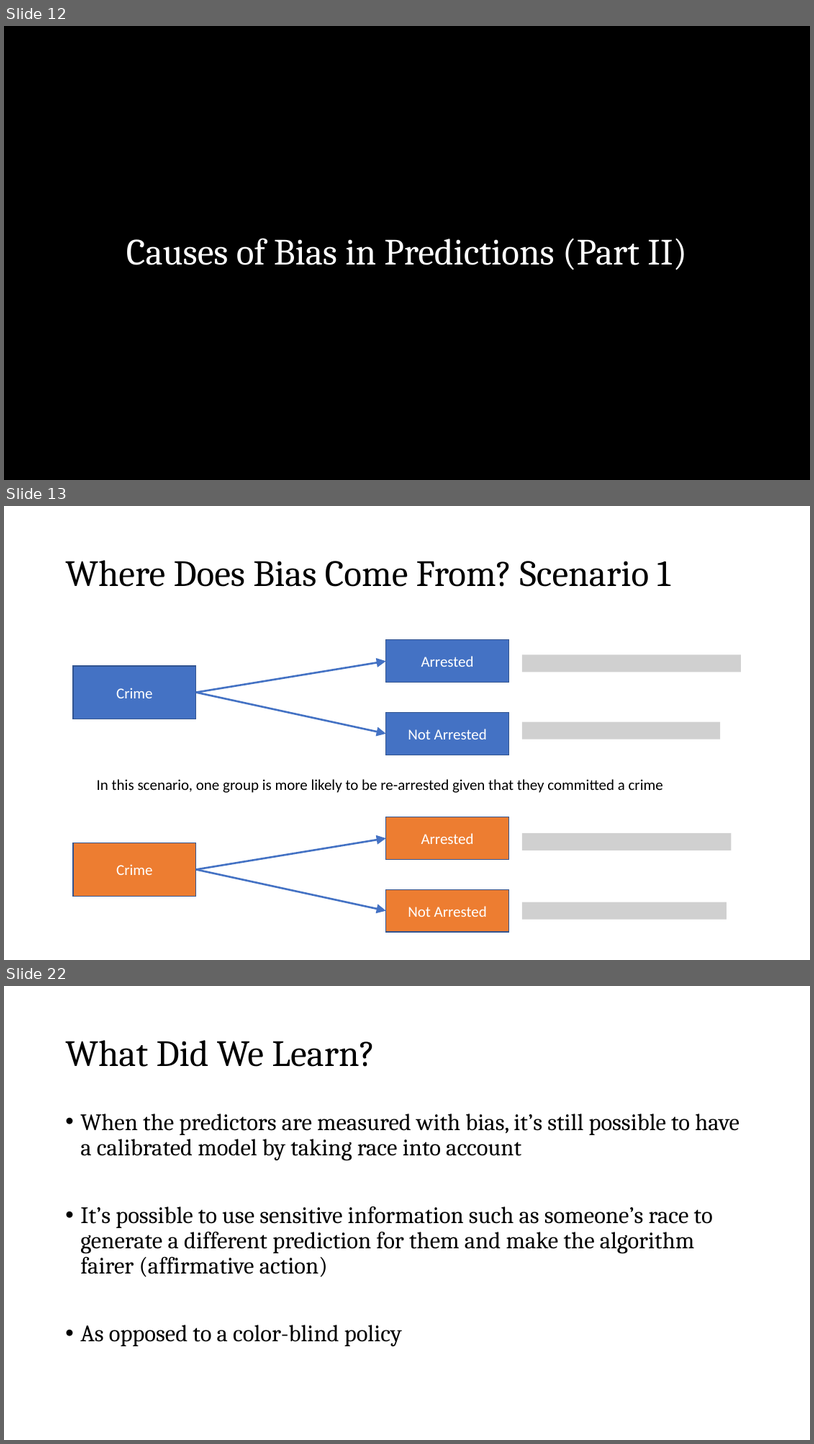
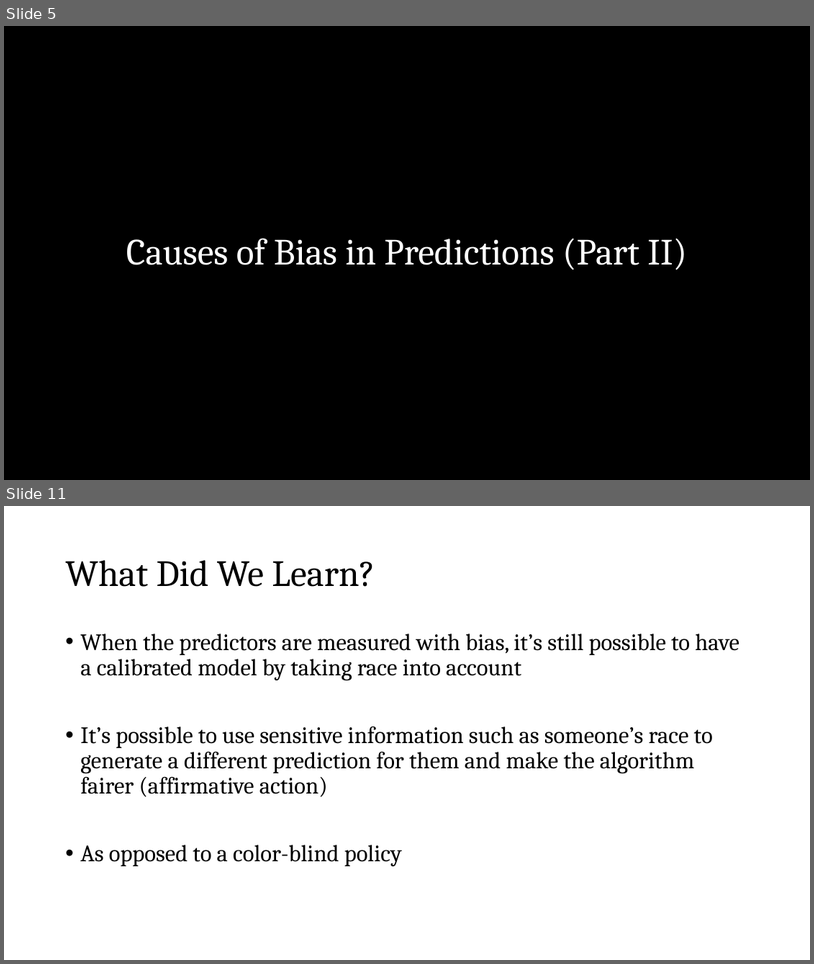
Before and after one commit to zjelveh/zjelveh.github.io, a slide deck: files/inst414_spring2026/lectures/lecture_12.pptx. Shown one above the other, each under a label of ours: slides 12, 13 and 22 before the commit, slides 5 and 11 after it; the slides between them are not shown. The pictures are 814x1444 and 814x964 pixels, drawn with LibreOffice and Linux fonts; fonts in the diff are those of the drawing; grey boxes stand for pictures. Boxes give left, top, right and bottom in pixels: in the first picture for what was removed or moved away, otherwise in the second. Text is boxed around its words. In the diff, an @@ line names an element or a change of style, - is before the commit and + after.

Commit message:
Post Sources of Bias II lecture

```diff
--- a/files/inst414_spring2026/lectures/lecture_12.pptx
+++ b/files/inst414_spring2026/lectures/lecture_12.pptx
@@ slide 13 removed at bbox=[4, 506, 810, 960], background #FFFFFF @@
@@ title removed at bbox=[65, 560, 671, 587] @@
-Where Does Bias Come From? Scenario 1
@@ rectangle removed at bbox=[386, 640, 509, 682] @@
-Arrested
@@ picture removed at bbox=[522, 655, 741, 672] @@
@@ rectangle removed at bbox=[73, 666, 196, 718] @@
-Crime
@@ arrow removed from (196, 692) to (386, 661) @@
@@ arrow removed from (196, 692) to (386, 734) @@
@@ rectangle removed at bbox=[386, 713, 509, 754] @@
-Not Arrested
@@ picture removed at bbox=[522, 722, 721, 739] @@
@@ text removed at bbox=[97, 779, 664, 793] @@
-In this scenario, one group is more likely to be re-arrested given that they committed a crime
@@ rectangle removed at bbox=[386, 817, 509, 860] @@
-Arrested
@@ rectangle removed at bbox=[73, 843, 196, 896] @@
-Crime
@@ arrow removed from (196, 870) to (386, 838) @@
@@ picture removed at bbox=[522, 833, 732, 850] @@
@@ arrow removed from (196, 870) to (386, 911) @@
@@ rectangle removed at bbox=[386, 890, 509, 932] @@
-Not Arrested
@@ picture removed at bbox=[522, 901, 727, 919] @@
@@ what was slide 12 is now slide 5 @@
@@ what was slide 22 is now slide 11 @@
```
Also in this commit, not shown: 10 slides changed, 6 slides added, 13 other slides removed, 1 other file.
